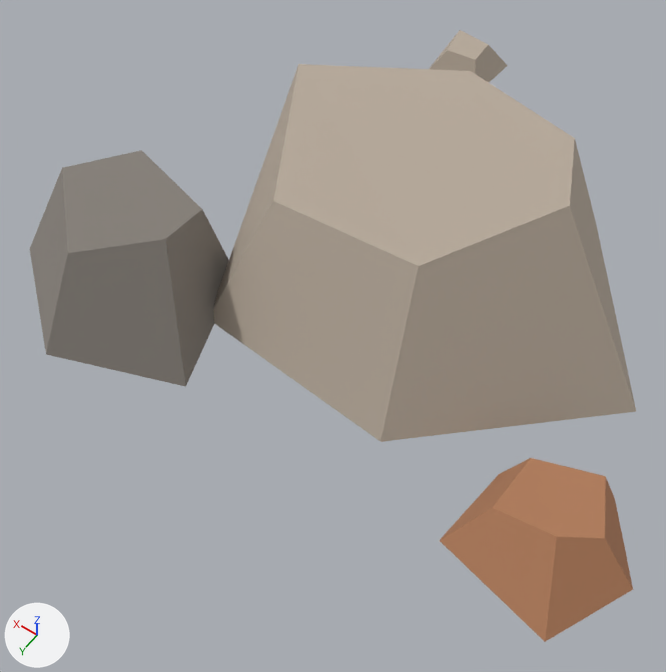
The glTF model game/public/models/pebbles.glb: old version first, new version second.
Both versions are drawn from a camera (50 mm lens) standing at (-0.729, 1.417, 1.681) and looking at (0.06, 0.312, -0.055). The lights are fixed; the arrows at lower left show +X, +Y and +Z. The first picture is the older version.

The older version as bpy lines, for what is in view:
```python
mat_pebble = principled_material('pebble')
mat_pebble.base_color = (0.479, 0.407, 0.332)  # grey #b8ab9c
mat_pebble.roughness = 1.0
mat_pebble_dark = principled_material('pebble_dark')
mat_pebble_dark.base_color = (0.456, 0.212, 0.109)  # orange #b47f5d
mat_pebble_dark.roughness = 1.0
me_cylinder = bpy.data.meshes.new('Cylinder')
me_cylinder.from_pydata(...)  # 40 vertices, 64 faces; spans x -0.78..0.81, y -0.81..0.77, z -0.1..0.37
# faces by material slot: [32, 16, 16]
me_cylinder.materials.append(mat_pebble)  # grey #b8ab9c
me_cylinder.materials.append(mat_pebble_pale)  # grey #8a847d
me_cylinder.materials.append(mat_pebble_dark)  # orange #b47f5d
ob_pebbles = bpy.data.objects.new('pebbles', me_cylinder)
ob_pebbles.location = (0.0, 0.0, 0.0)
```
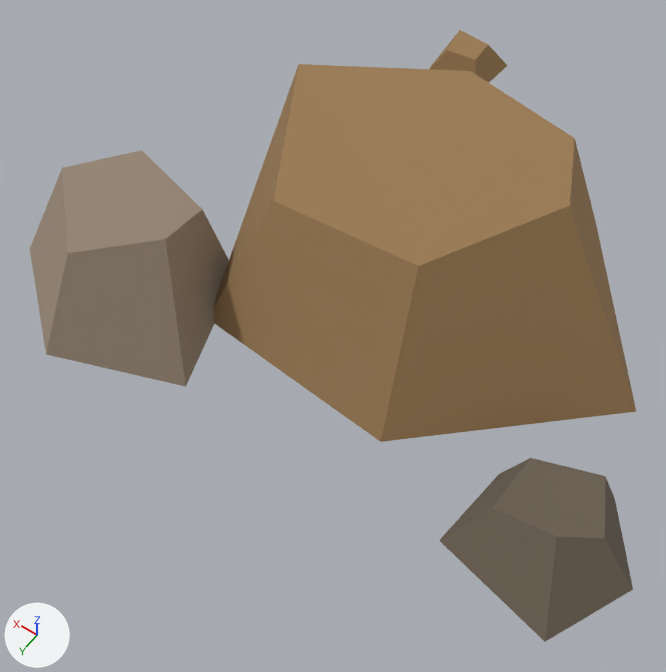
The change in detail:
Material 'pebble' (mat_pebble) changes colour from grey #b8ab9c to brown #9c7c54; in linear values from (0.479, 0.407, 0.332) to (0.332, 0.202, 0.0887).
Material 'pebble_dark' (mat_pebble_dark) changes colour from orange #b47f5d to brown #6e6254; in linear values from (0.456, 0.212, 0.109) to (0.156, 0.122, 0.0887).

Pixel boxes [x1, y1, x2, y2] of what changed, in the pictures (666 x 672 px):
'pebbles', recoloured (grey to brown): [30, 30, 636, 642] in both
